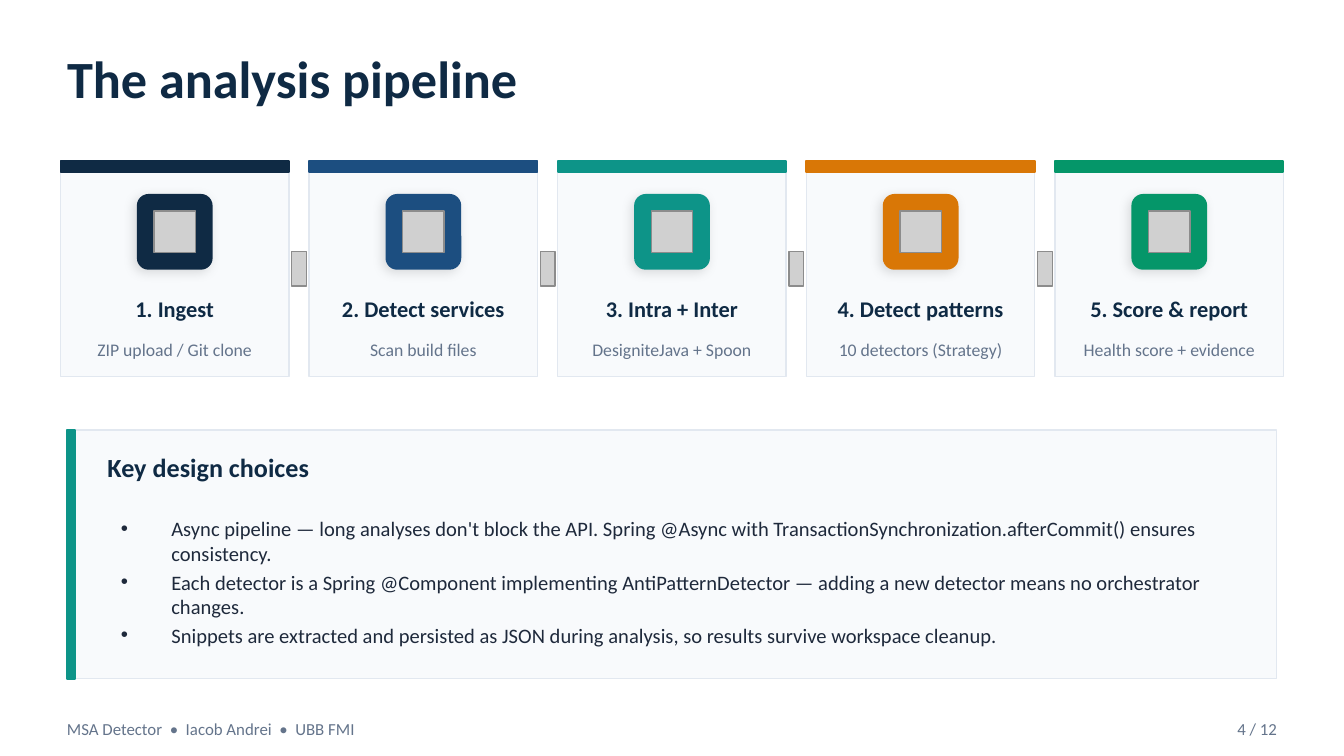
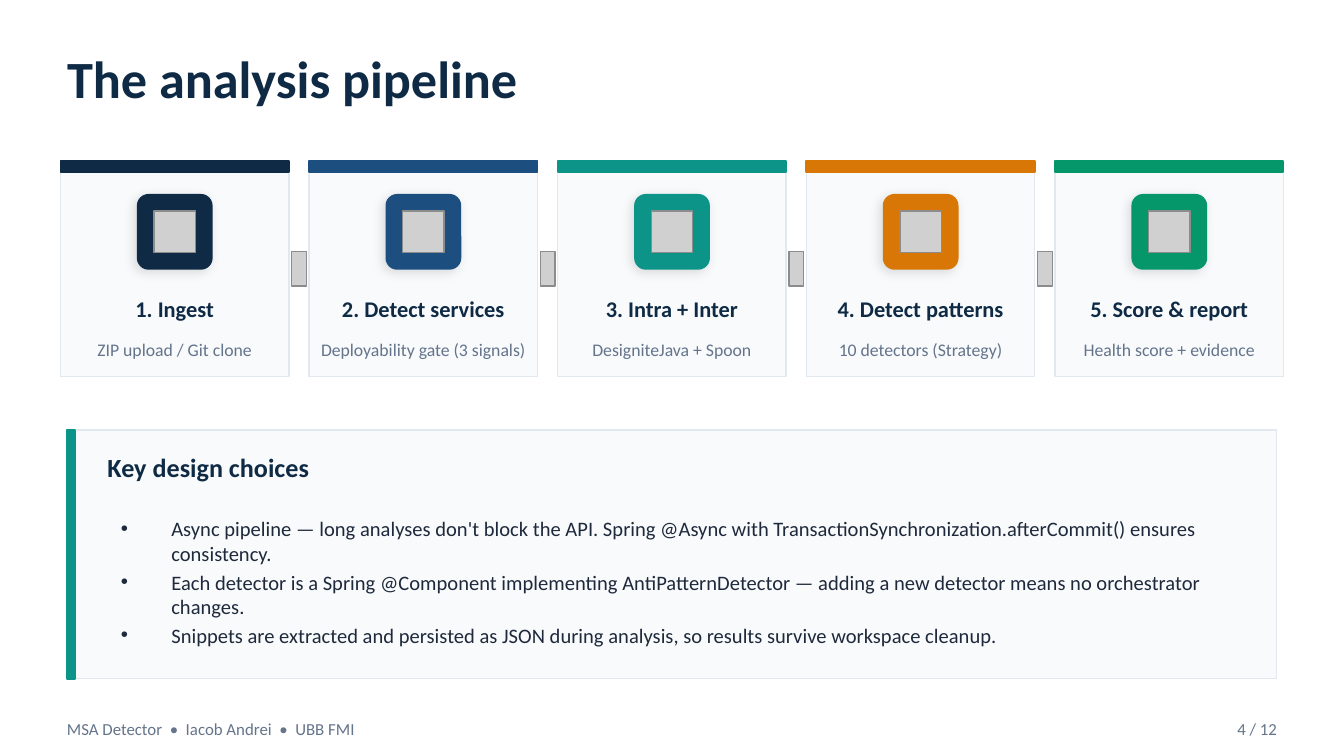
Before and after one commit to andrei45635/dissertation_backend, a slide deck: slide 4 of thesis/presentation/MSA_Detector_Defense.pptx. Drawn at 1344x756 pixels with LibreOffice and Linux fonts; fonts in the diff are those of the drawing; grey boxes stand for pictures. Boxes give left, top, right and bottom in pixels: in the first picture for what was removed or moved away, otherwise in the second. Text is boxed around its words. In the diff, an @@ line names an element or a change of style, - is before the commit and + after.

```diff
--- a/thesis/presentation/MSA_Detector_Defense.pptx
+++ b/thesis/presentation/MSA_Detector_Defense.pptx
@@ text at [321, 343, 525, 359]: text changed @@
-Scan build files
+Deployability gate (3 signals)
```
Also in this commit, not shown: 4 other slides changed, 16 other files.
